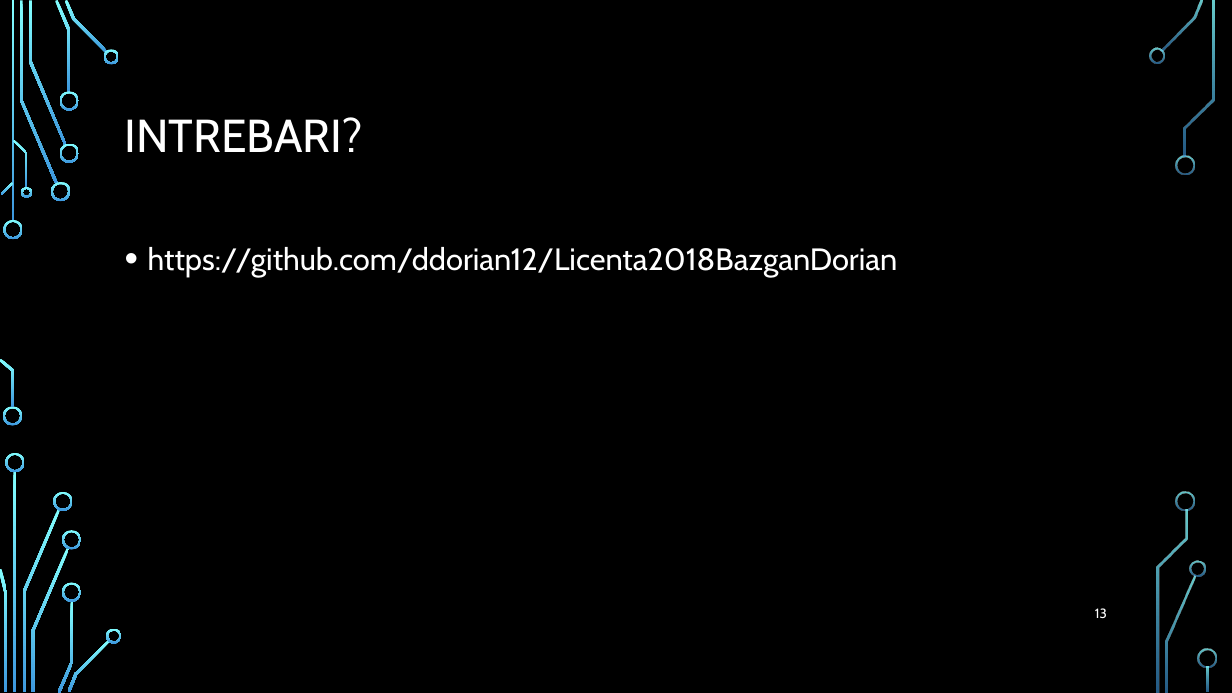
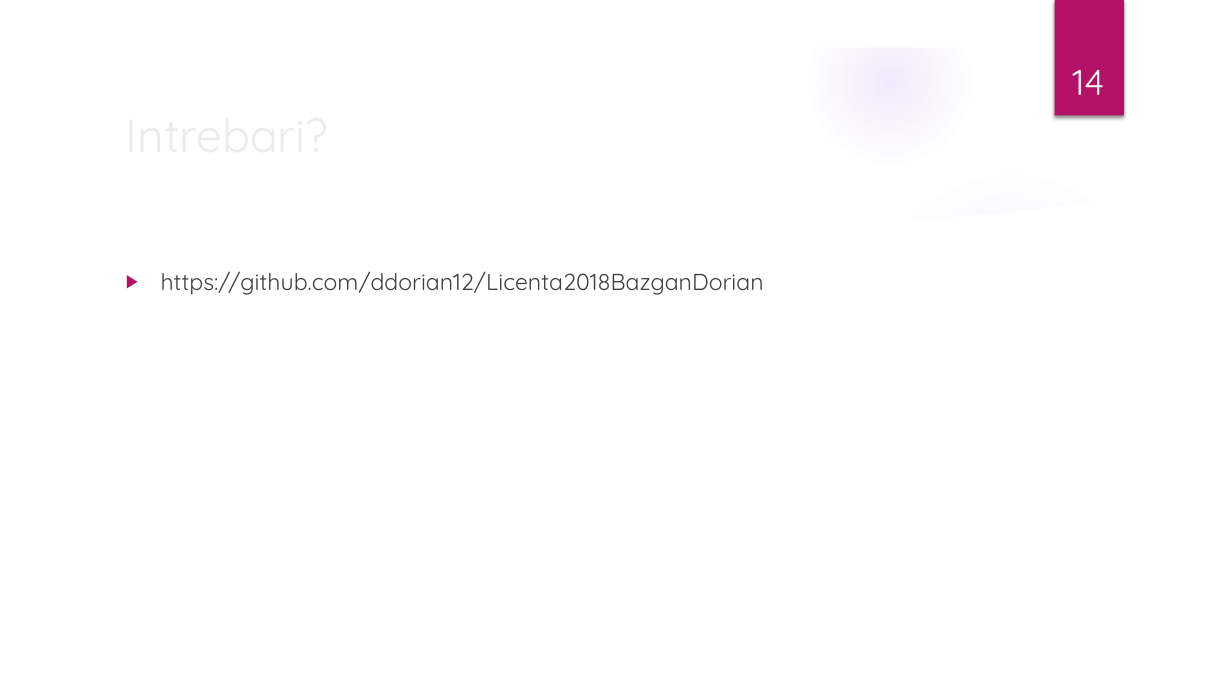
Before and after one commit to ddorian12/Licenta2018BazganDorian, a slide deck: slide 14 of ReviewFactsBest.pptx (slide 13 before the commit). Drawn at 1232x693 pixels with LibreOffice and Linux fonts; fonts in the diff are those of the drawing; background and template pictures are left out. Boxes give left, top, right and bottom in pixels: in the first picture for what was removed or moved away, otherwise in the second. Text is boxed around its words. In the diff, an @@ line names an element or a change of style, - is before the commit and + after.

```diff
--- a/ReviewFactsBest.pptx
+++ b/ReviewFactsBest.pptx
@@ group added at [0, 0, 1232, 693]: 5 ellipses, 3 freeform shapes @@
@@ rectangle added at [1055, 0, 1124, 116], fill #B31166 @@
@@ page number added at [1072, 70, 1104, 95], 28 pt, text #FFFFFF @@
+14
@@ title at [125, 117, 363, 152]: text changed; font Cabin to Quicksand; text colour #FFFFFF to #EBEBEB @@
-INTREBARI?
+Intrebari?
@@ text "https://github.com/ddorian12/Licenta2018BazganDorian": place and size @@
-text "https://github.com/ddorian12/Licenta2018BazganDorian" at [148, 247, 898, 276]
+text "https://github.com/ddorian12/Licenta2018BazganDorian" at [161, 271, 764, 295]
@@ text "https://github.com/ddorian12/Licenta2018BazganDorian" at [161, 271, 764, 295]: size 24 to 18 pt, font Cabin to Quicksand, text colour #FFFFFF to #404040; bullet • to ▶; line spacing 1.2 to 1 @@
@@ page number removed at [1095, 608, 1107, 618] @@
-13
@@ group removed at [0, 0, 1217, 693]: 33 freeform shapes, 3 rectangles @@
```
Also in this commit, not shown: 11 other slides changed, 2 slides added, 1 slide removed.
